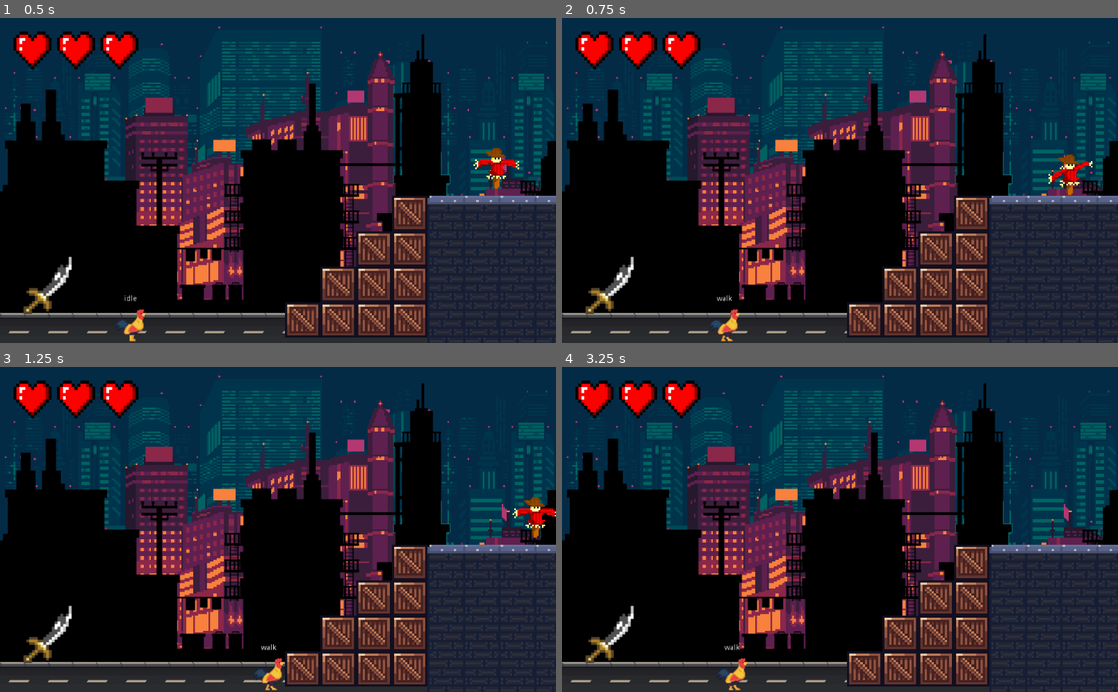
Above: before the commit, frames 1-4 (two rows, left to right).
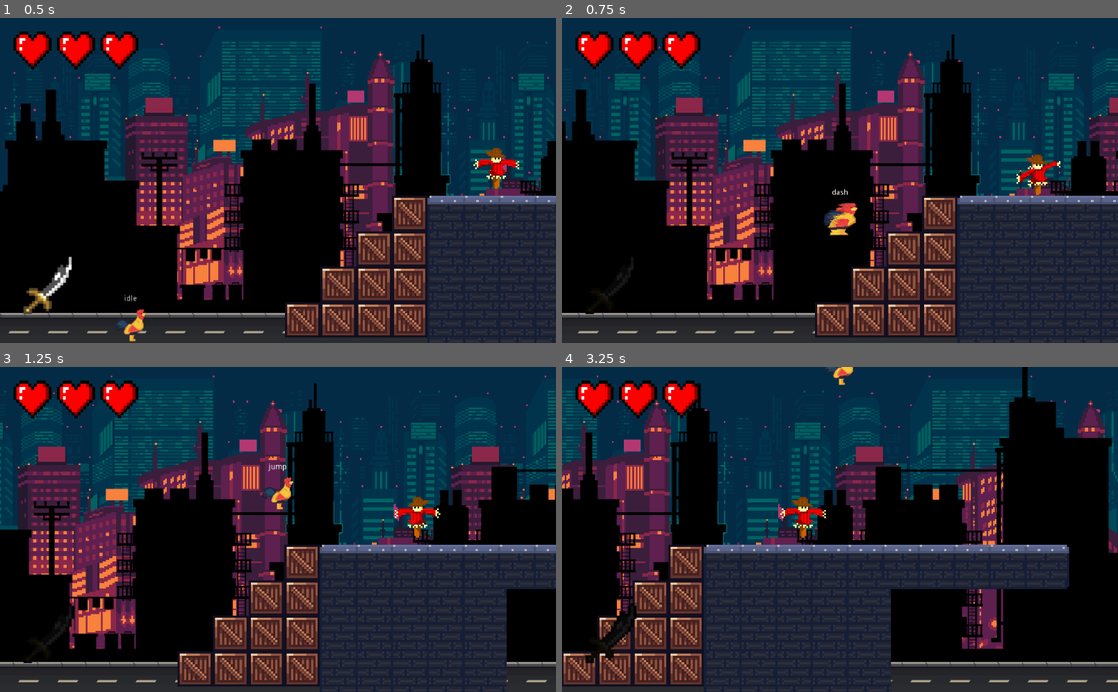
Above: after the commit, the same moments.

Repository: see4pablo/rooster-madness
Game: Godot game, scene res://Game.tscn
The game is run twice, just before and just after one commit, with the same random seed, the same clock (stepped at 60 frames per second) and the same inputs.
Inputs (mouse positions are in pixels of both pictures, inside the frame that each line leads up to):
- Up to frame 1 (0.5 s): no input
- Up to frame 2 (0.75 s): move the mouse to (962, 164) at 0.52 s; press the mouse at (962, 164) at 0.53 s; hold D (move_right) from 0.53 s (still down)
- Up to frame 3 (1.25 s): keep holding D (move_right); tap Space (jump) at 0.77, 0.8, 1.07 s
- Up to frame 4 (3.25 s): move the mouse to (728, 545) at 1.27 s; release the mouse at (728, 545) at 1.28 s; tap Space (jump) at 1.35, 1.52, 1.82, 2.3, 3.02 s; click (728, 545) at 1.55 s; move the mouse to (895, 458) at 2.02 s; release D (move_right) at 2.03 s; press the mouse at (895, 458) at 2.03 s; hold A (move_left) 2.03-2.78 s; move the mouse to (812, 594) at 2.77 s; release the mouse at (812, 594) at 2.78 s; hold D (move_right) from 2.78 s (still down); click (812, 594) at 2.85 s

Frame 1 is identical in both runs. In frame 2, 36% of the frame differs, in the area x 0-100%, y 2-100%; in frame 3, 52%; in frame 4, 64%, in the area x 0-100%, y 0-100%.
Error before the commit: Invalid get index 'dash_sound' (on base: 'KinematicBody2D (Player.gd)'). (res://Player/PlayerFSM.gd:35)

Commit message:
[ADD] Added variables for sound

Diff:
--- a/Globals.gd
+++ b/Globals.gd
@@ -1,7 +1,10 @@
 extends Node
 
 const UNIT_SIZE = 96
+const PLAYER_DASH_DAMAGE = 200
+const MIN_VEL_NO_JUMP = 5
+const EPSILON = 10
 
-const PLAYER_DASH_DAMAGE = 200
+
 
 var player = null
--- a/Player/Player.gd
+++ b/Player/Player.gd
@@ -37,6 +37,11 @@
 onready var playerFSM = $StateMachine
 onready var dash_cooldown = $DashCooldown
 onready var damage_cooldown = $DamageCooldown
+onready var physics_shape = $PhysicsShape
+
+onready var jump_sound = $JumpSound
+onready var dash_sound = $DashSound
+onready var feather_sound = $FeatherSound
 
 func _ready():
 	gravity = 2 * max_jump_height / pow(jump_duration, 2)
--- a/Player/Player.tscn
+++ b/Player/Player.tscn
@@ -9,6 +9,9 @@
 [ext_resource path="res://Player/sprites/animation/11.-Dash.png" type="Texture" id=7]
 [ext_resource path="res://Player/sprites/animation/7.-Volar1.png" type="Texture" id=8]
 [ext_resource path="res://Interface/GUI.tscn" type="PackedScene" id=9]
+[ext_resource path="res://Player/sound-effects/jump-sound.wav" type="AudioStream" id=10]
+[ext_resource path="res://Player/sound-effects/dash-sound.wav" type="AudioStream" id=11]
+[ext_resource path="res://Player/sound-effects/feather-sound.wav" type="AudioStream" id=12]
 
 [sub_resource type="CapsuleShape2D" id=1]
 radius = 29.3169
@@ -213,5 +216,14 @@
 [node name="DashCooldown" type="Timer" parent="."]
 wait_time = 2.0
 one_shot = true
+
+[node name="JumpSound" type="AudioStreamPlayer2D" parent="."]
+stream = ExtResource( 10 )
+
+[node name="DashSound" type="AudioStreamPlayer2D" parent="."]
+stream = ExtResource( 11 )
+
+[node name="FeatherSound" type="AudioStreamPlayer2D" parent="."]
+stream = ExtResource( 12 )
 [connection signal="timeout" from="DamageCooldown" to="StateMachine" method="_on_DamageCooldown_timeout"]
 [connection signal="timeout" from="DashCooldown" to="StateMachine" method="_on_DashCooldown_timeout"]
Not shown: 1 places in Player/Player.tscn that only renumber resources
